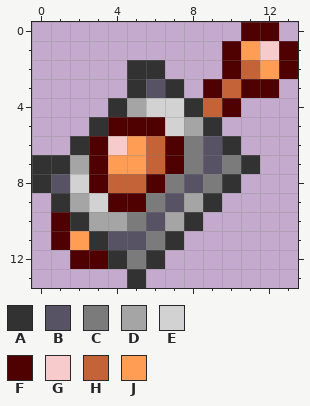
Two states of a pixel-art sprite, Items/Accessories/PainConverter.png. The picture above was drawn from the file before the commit.
The file is 28x28 pixels, drawn in blocks of 2x2; one block is one cell here.
Palette (. is transparent): A #323232  B #585364  C #7b7b7b  D #a5a5a5  E #d2d2d2  F #4f0000  G #f7cbcb  H #c36337  J #ff9d55
Pixels before, first column x 0:
 0 ...........FF.
 1 ..........FJGF
 2 .....AA...FHJF
 3 .....ABA.FHFF.
 4 ....ADEEAHF...
 5 ...AFFFEDA....
 6 ..AFGJHFCBA...
 7 AADFJJHFCBCA..
 8 ABEFHHFCBCA...
 9 .ADEFFCBDA....
10 .FADDCBDA.....
11 .FJABBCA......
12 ..FFACA.......
13 .....A........
The same view after the edit:
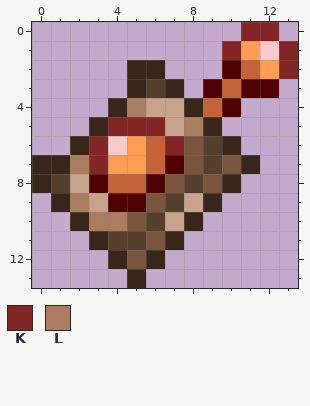
Colours new in this view: K #832525  L #a97d5d
Diff:
Colour A changes from #323232 to #372619.
Colour B changes from #585364 to #563e2c.
Colour C changes from #7b7b7b to #78553c.
Colour E changes from #d2d2d2 to #c7a38b.
Colour E replaces colour D in row 9 at x 8; in row 10 at x 7.
Colour K replaces colour F in row 0 at x 11 to 12; in row 1 at x 10 and 13; in row 2 at x 13; in row 5 at x 4 to 6; in row 6 at x 3 and 7; in row 7 at x 3.
Colour L replaces colour D in row 4 at x 5; in row 5 at x 8; in row 7 at x 2; in row 9 at x 2; in row 10 at x 3 to 4.
Colour F is removed in rows 10 to 11 at x 1; in row 12 at x 2 to 3.
Colour J is removed in row 11 at x 2.
